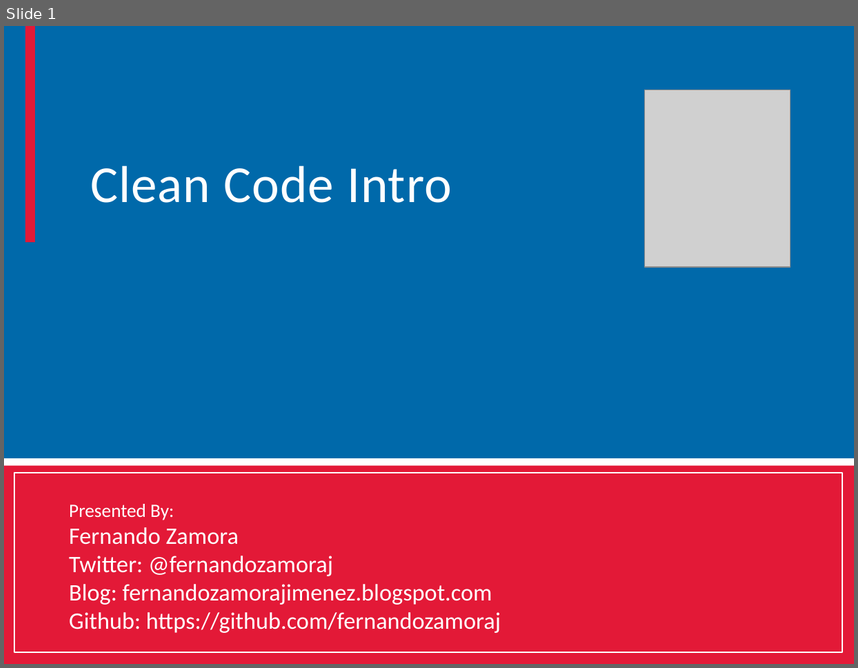
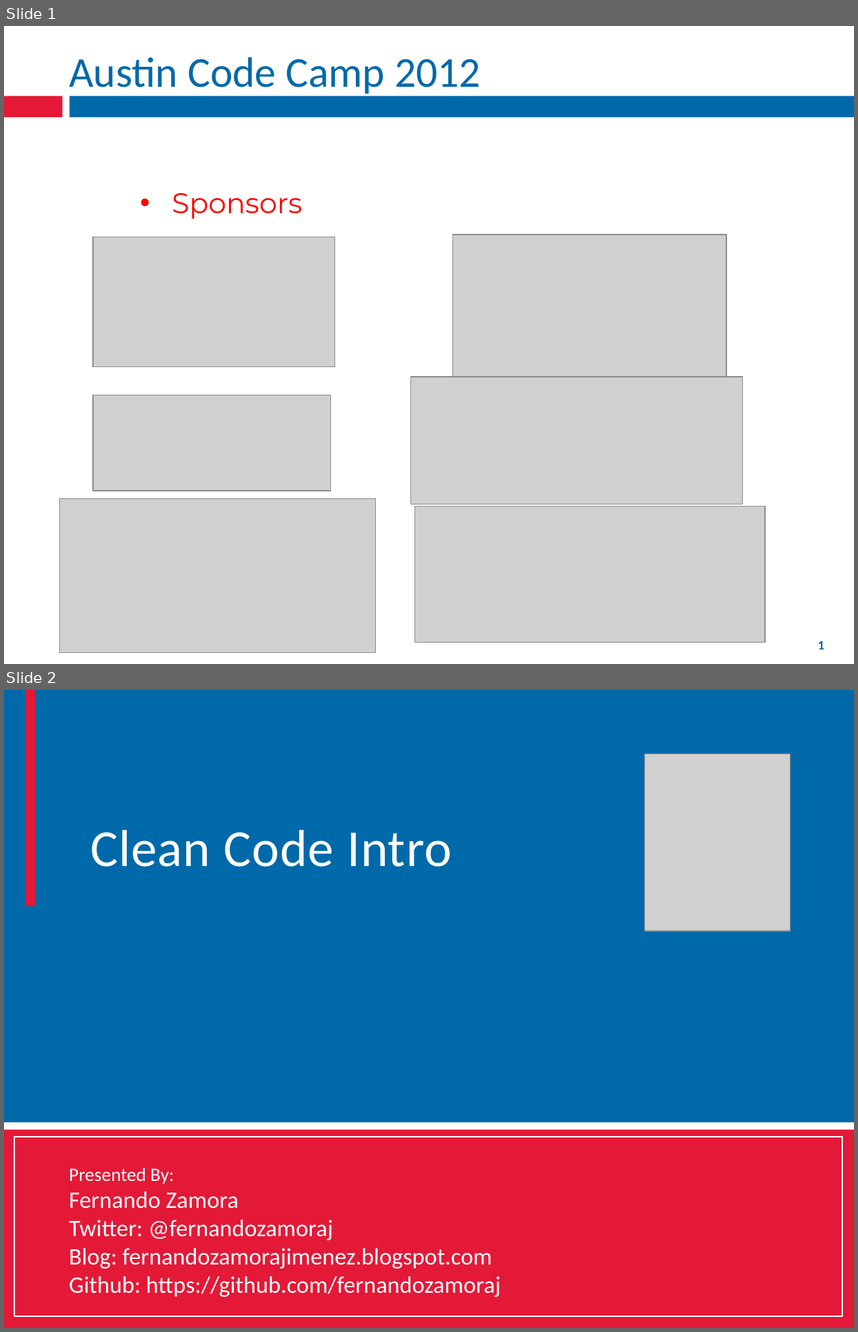
Before and after one commit to fernandozamoraj/Clean-Code-Presentation, a slide deck: Short Presentation/Clean Code.pptx. Shown one above the other, each under a label of ours: slide 1 before the commit, slides 1 and 2 after it. The pictures are 858x668 and 858x1332 pixels, drawn with LibreOffice and Linux fonts; fonts in the diff are those of the drawing; grey boxes stand for pictures. Boxes give left, top, right and bottom in pixels: in the first picture for what was removed or moved away, otherwise in the second. Text is boxed around its words. In the diff, an @@ line names an element or a change of style, - is before the commit and + after.

```diff
--- a/Short Presentation/Clean Code.pptx
+++ b/Short Presentation/Clean Code.pptx
@@ slide 1 added at bbox=[4, 26, 854, 664], background #FFFFFF; not listed: 2 template elements that a slide beside it also shows @@
@@ title added at bbox=[69, 57, 481, 97], 36 pt, text #0069AA @@
+Austin Code Camp 2012
@@ subtitle added at bbox=[172, 193, 302, 219], 24 pt, text #FF0000 @@
+• Sponsors
@@ picture added at bbox=[93, 237, 335, 367] @@
@@ picture added at bbox=[452, 234, 726, 377] @@
@@ picture added at bbox=[410, 377, 742, 503] @@
@@ picture added at bbox=[93, 395, 331, 490] @@
@@ picture added at bbox=[59, 499, 375, 653] @@
@@ picture added at bbox=[415, 506, 765, 641] @@
@@ page number added at bbox=[818, 640, 825, 649], 11 pt, text #0069AA, bold @@
+1
@@ what was slide 1 is now slide 2 @@
```
Also in this commit, not shown: 21 slides changed.
